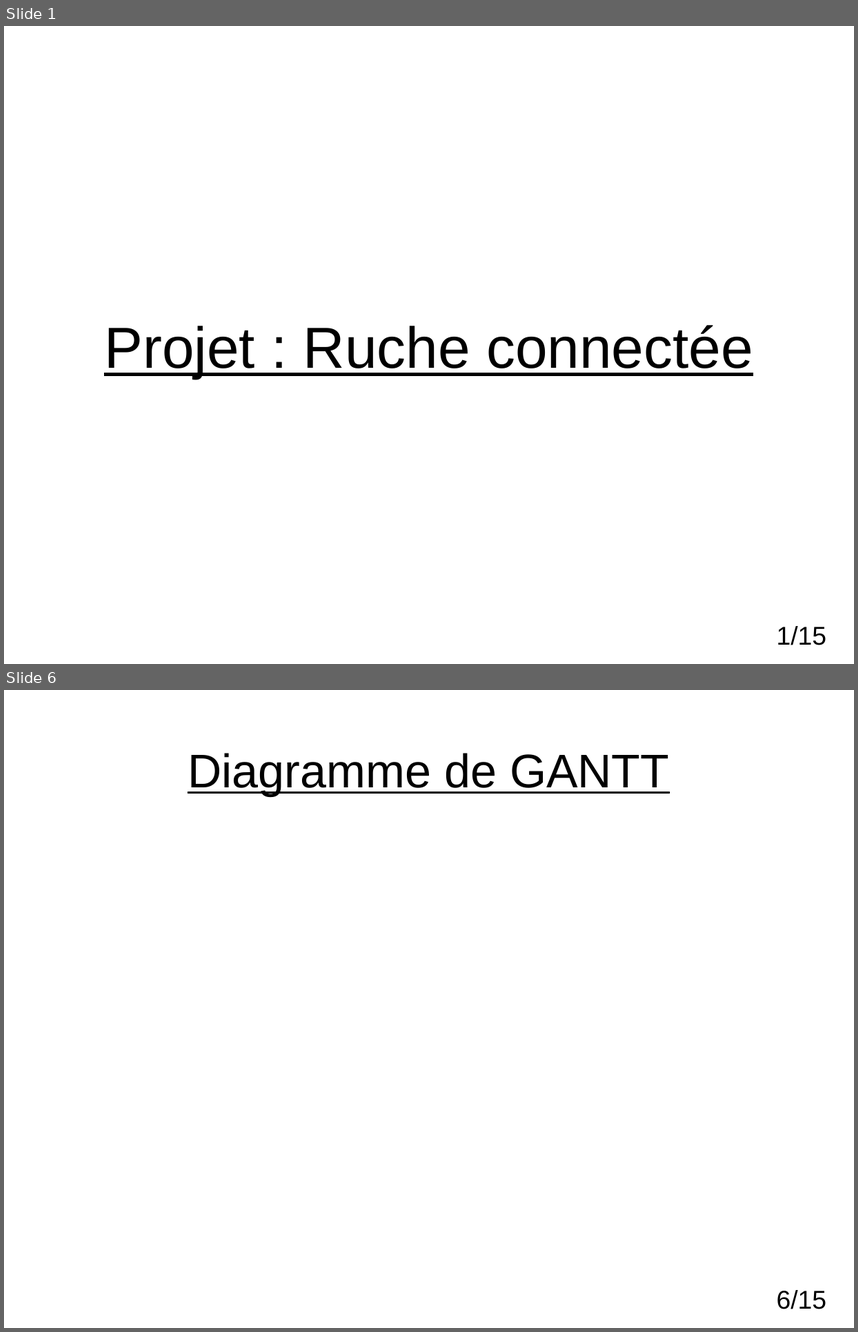
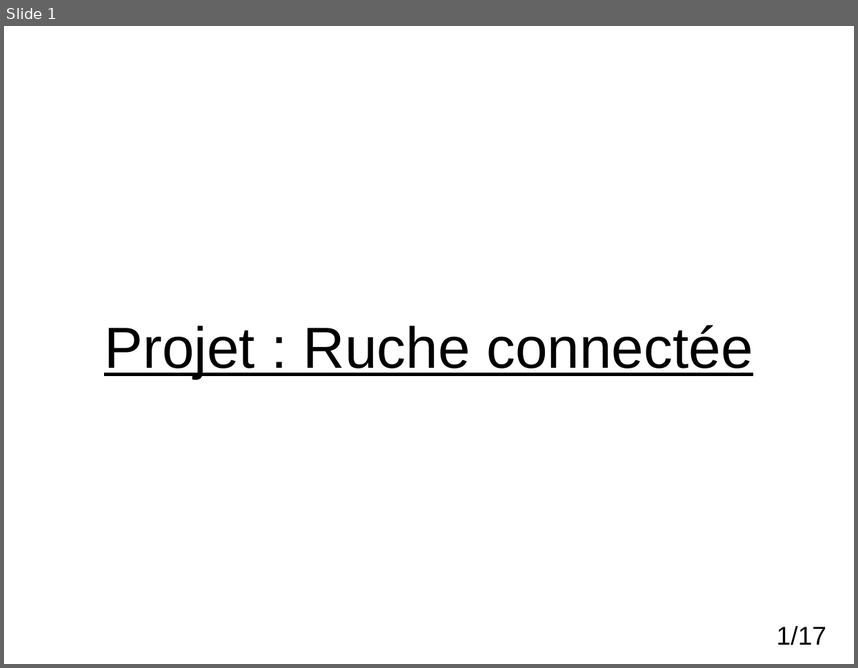
Before and after one commit to nathanderouelle/Projet_Ruche, a slide deck: DiapoRV1.odp. Shown one above the other, each under a label of ours: slides 1 and 6 before the commit, slide 1 after it; the slides between them are not shown. The pictures are 858x1332 and 858x668 pixels, drawn with LibreOffice and Linux fonts; fonts in the diff are those of the drawing; background and template pictures are left out. Boxes give left, top, right and bottom in pixels: in the first picture for what was removed or moved away, otherwise in the second. Text is boxed around its words. In the diff, an @@ line names an element or a change of style, - is before the commit and + after.

```diff
--- a/DiapoRV1.odp
+++ b/DiapoRV1.odp
@@ slide 6 removed at (4,690,854,1328), background #FFFFFF @@
@@ title removed at (188,753,669,796) @@
-Diagramme de GANTT
@@ page number removed at (777,1290,826,1309) @@
-6/15
@@ page number at (777,626,826,645): text changed @@
-1/15
+1/17
```
Also in this commit, not shown: 2 slides changed, 14 slides added, 11 other slides removed.
